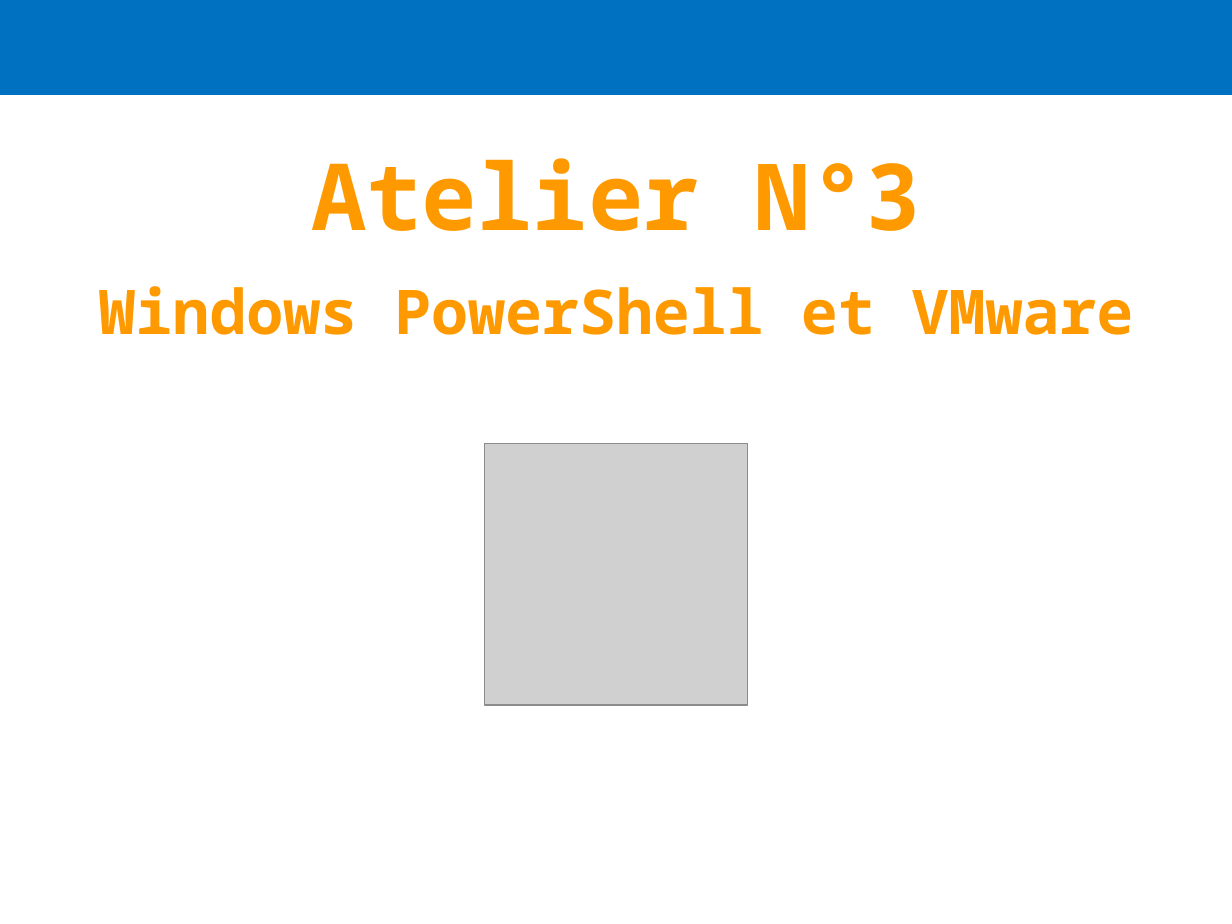
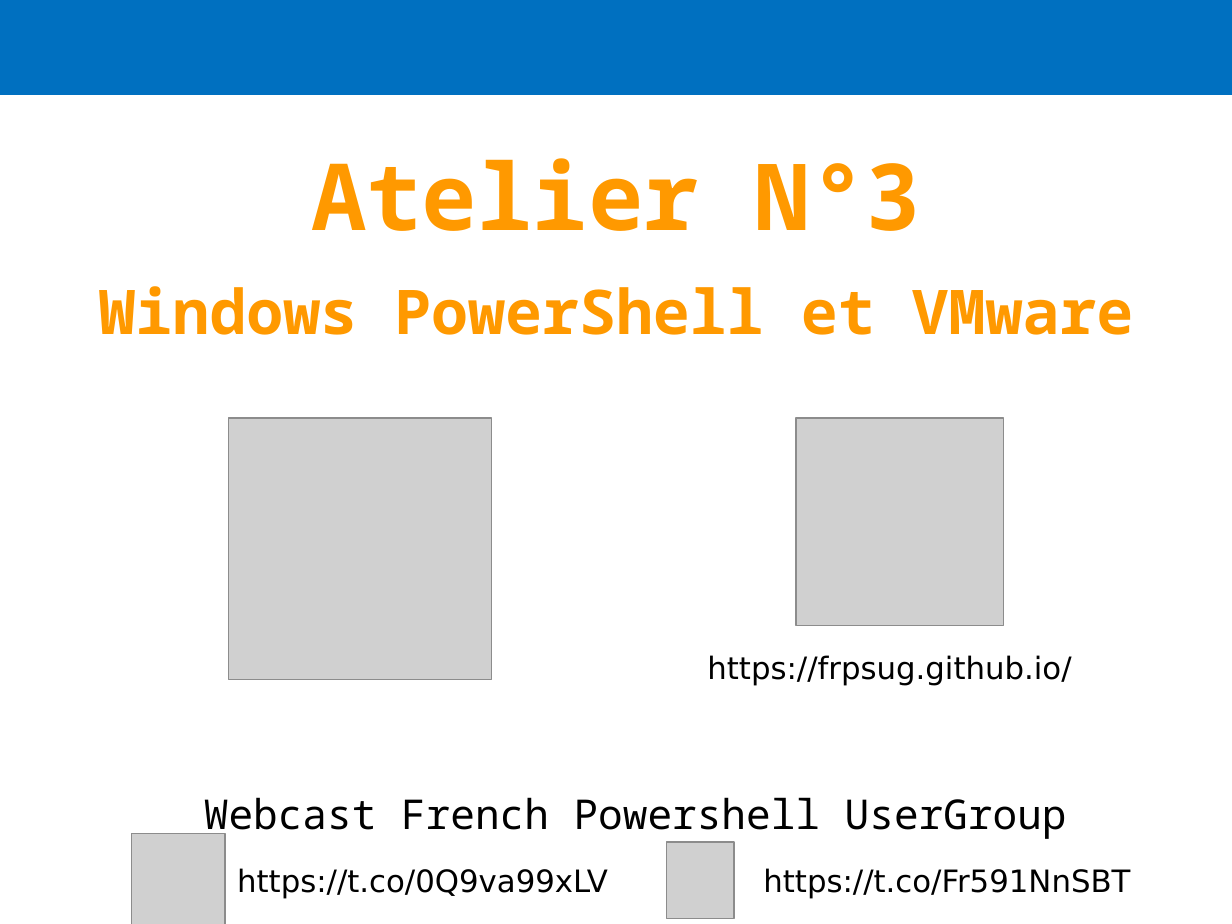
Before and after one commit to JM2K69/Formation, a slide deck: slide 23 of PowerShell/00_Présentation/Formation Académique.pptx (slide 22 before the commit). Drawn at 1232x924 pixels with LibreOffice and Linux fonts; fonts in the diff are those of the drawing; grey boxes stand for pictures; background and template pictures are left out. Boxes give left, top, right and bottom in pixels: in the first picture for what was removed or moved away, otherwise in the second. Text is boxed around its words. In the diff, an @@ line names an element or a change of style, - is before the commit and + after.

Commit message:
Update

```diff
--- a/PowerShell/00_Présentation/Formation Académique.pptx
+++ b/PowerShell/00_Présentation/Formation Académique.pptx
@@ picture: place and size @@
-picture at [484,444,747,705]
+picture at [229,418,492,679]
@@ picture added at [796,418,1003,625] @@
@@ text added at [707,655,1071,686], 18 pt, text #000000 @@
+https://frpsug.github.io/
@@ text added at [204,797,1067,841], 24 pt, text #000000 @@
+Webcast French Powershell UserGroup
@@ picture added at [132,834,225,924] @@
@@ text added at [237,868,608,899], 18 pt, text #000000 @@
+https://t.co/0Q9va99xLV
@@ picture added at [667,843,734,919] @@
@@ text added at [763,868,1130,899], 18 pt, text #000000 @@
+https://t.co/Fr591NnSBT
```
Also in this commit, not shown: 2 other slides changed, 4 slides added, 1 slide removed.
